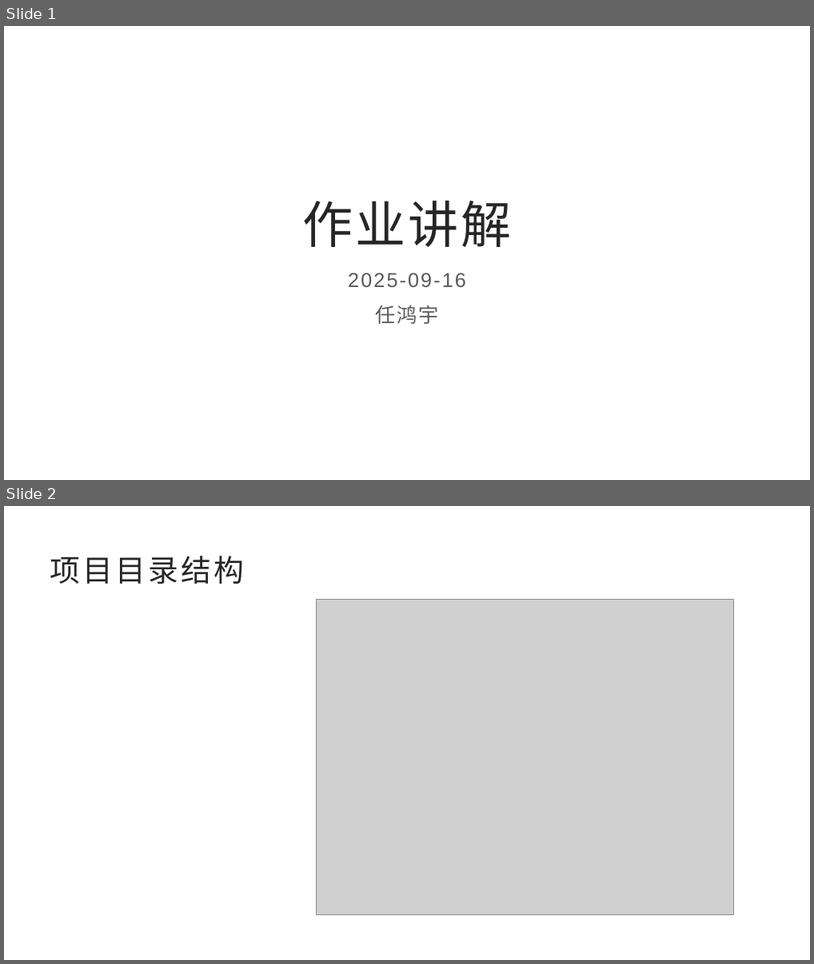
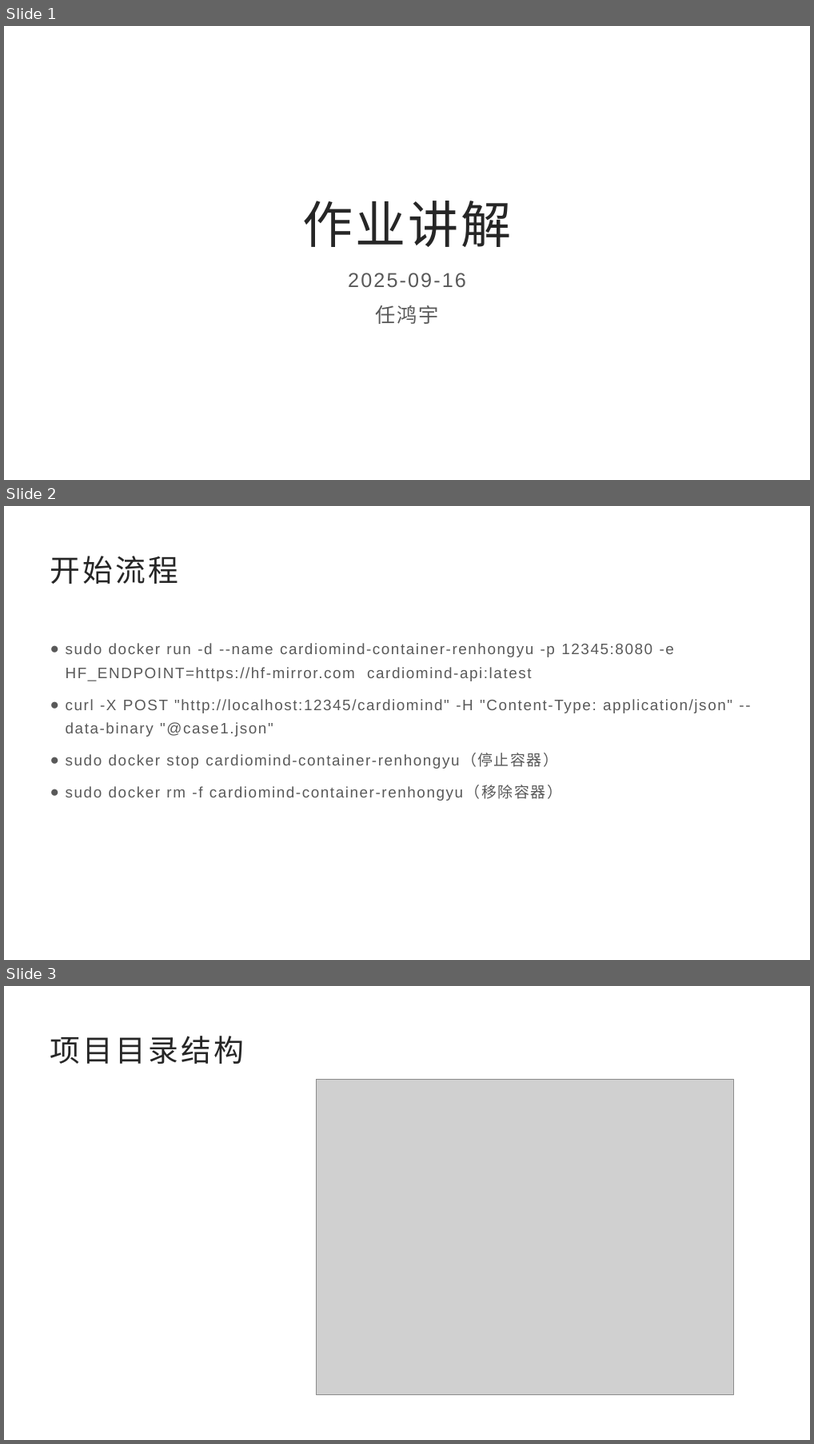
Before and after one commit to 2113620hhh/RAGhomework, a slide deck: 作业讲解_任鸿宇.pptx. Shown one above the other, each under a label of ours: slides 1 and 2 before the commit, slides 1, 2 and 3 after it. The pictures are 814x964 and 814x1444 pixels, drawn with LibreOffice and Linux fonts; fonts in the diff are those of the drawing; grey boxes stand for pictures. Boxes give left, top, right and bottom in pixels: in the first picture for what was removed or moved away, otherwise in the second. Text is boxed around its words. In the diff, an @@ line names an element or a change of style, - is before the commit and + after.

Commit message:
Add files via upload
ppt修改

```diff
--- a/作业讲解_任鸿宇.pptx
+++ b/作业讲解_任鸿宇.pptx
@@ slide 2 added at box(4, 506, 810, 960), background #FFFFFF @@
@@ title added at box(50, 556, 178, 584), 36 pt, text #262626 @@
+开始流程
@@ text added at box(66, 643, 733, 800), 18 pt, text #595959 @@
+● sudo docker run -d --name cardiomind-container-renhongyu -p 12345:8080 -e HF_ENDPOINT=https://hf-mirror.com cardiomind-api:latest
+● curl -X POST "http://localhost:12345/cardiomind" -H "Content-Type: application/json" --data-binary "@case1.json"
+● sudo docker stop cardiomind-container-renhongyu（停止容器）
+● sudo docker rm -f cardiomind-container-renhongyu（移除容器）
@@ what was slide 2 is now slide 3 @@
```
